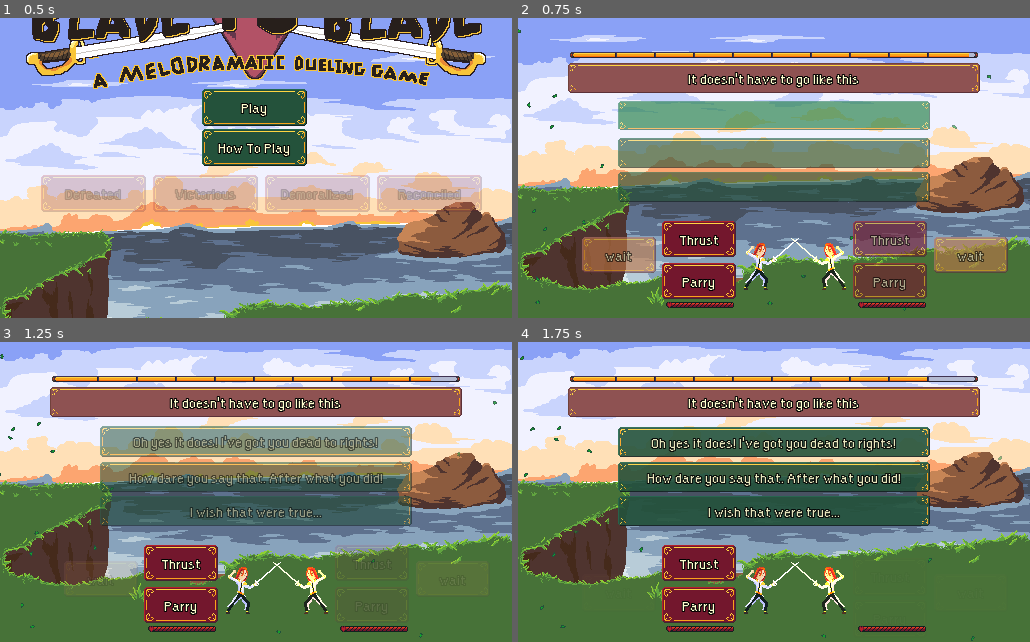
Above: before the commit, frames 1-4 (two rows, left to right).
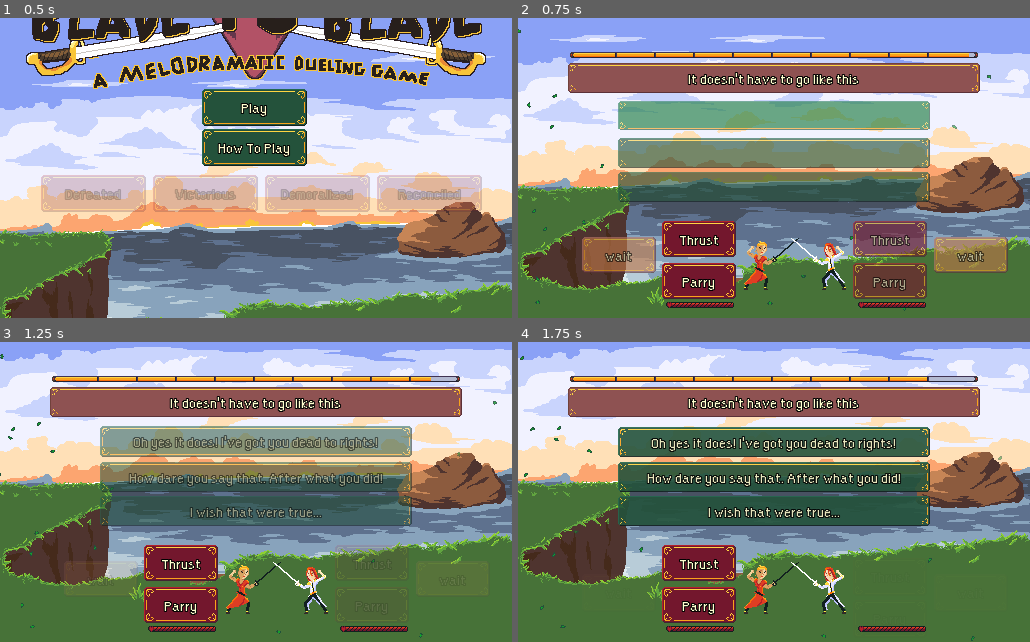
Above: after the commit, the same moments.

Repository: jibberwocky/LD51
Game: Godot game, scene res://Systems/SceneManager.tscn
Same seed, same stepped clock (60 frames per second), same inputs: the game is played once before the commit and once after it.
Inputs (mouse positions are in pixels of both pictures, inside the frame that each line leads up to):
- Up to frame 1 (0.5 s): no input
- Up to frame 2 (0.75 s): click (774, 108) at 0.52 s
- Up to frame 3 (1.25 s): no input
- Up to frame 4 (1.75 s): click (774, 402) at 1.27 s

Frame 1 is identical in both runs. In frame 2, 0.7% of the frame differs, in the area x 44-65%, y 73-91%; in frame 3, 0.7%; in frame 4, 0.7%.

Commit message:
added second duelist

Diff:
--- a/Characters/Duelist.gd
+++ b/Characters/Duelist.gd
@@ -16,7 +16,10 @@
 export var SE_clashGood : AudioStreamSample = preload("res://Sounds/klangGood.wav")
 export var SE_clashBad : AudioStreamSample = preload("res://Sounds/klangBad.wav")
 
+export var skin : Texture
+
 func _ready():
+	set_texture(skin)
 	if(flip_h):
 		_blood_particles.set_direction(Vector2(1, -0.5))
 		_blood_particles.position = Vector2(40,0)
--- a/Characters/Duelist.tscn
+++ b/Characters/Duelist.tscn
@@ -255,6 +255,7 @@
 texture = ExtResource( 1 )
 hframes = 32
 script = ExtResource( 2 )
+skin = ExtResource( 1 )
 
 [node name="AnimationPlayer" type="AnimationPlayer" parent="."]
 autoplay = "idle"
--- a/DuelManager.gd
+++ b/DuelManager.gd
@@ -18,7 +18,7 @@
 var duelist2_sword_choice = 0
 # Called when the node enters the scene tree for the first time.
 func _ready():
-	duelist2_mood = Vector3(rand_range(-5,10),rand_range(-5,10), rand_range(-5,10))
+	duelist2_mood = Vector3(rand_range(100,100),rand_range(-5,10), rand_range(-5,10))
 	#$DialogDisplay.activate()
 	duelist2_sword_choice =  _select_enemy_action()
 	_everyTenSeconds.start()
--- a/Systems/SwordManager.tscn
+++ b/Systems/SwordManager.tscn
@@ -1,8 +1,9 @@
-[gd_scene load_steps=5 format=2]
+[gd_scene load_steps=6 format=2]
 
 [ext_resource path="res://Characters/Duelist.tscn" type="PackedScene" id=1]
 [ext_resource path="res://Gui/DialogDisplay.tscn" type="PackedScene" id=2]
 [ext_resource path="res://Systems/SwordManager.gd" type="Script" id=3]
+[ext_resource path="res://Art/Sprites/Duelist_2Template.png" type="Texture" id=4]
 [ext_resource path="res://Gui/healthbar1.tscn" type="PackedScene" id=7]
 
 [node name="SwordManager" type="Node2D"]
@@ -10,6 +11,8 @@
 
 [node name="Duelist1" parent="." instance=ExtResource( 1 )]
 position = Vector2( 283, 240 )
+texture = ExtResource( 4 )
+skin = ExtResource( 4 )
 
 [node name="ThustButton" parent="Duelist1" instance=ExtResource( 2 )]
 anchor_left = 0.368
@@ -61,7 +64,6 @@
 margin_bottom = 18.0
 
 [node name="Duelist2" parent="." instance=ExtResource( 1 )]
-self_modulate = Color( 1.6, 1.2, 0.9, 1 )
 position = Vector2( 271, 240 )
 flip_h = true
 
Binary file added: Art/Sprites/Duelist_2Template.aseprite
Binary file added: Art/Sprites/Duelist_2Template.png
Not shown, added: Art/Sprites/Duelist_2Template.png.import
Binary file added: Art/Sprites/Duelist_Template.aseprite
